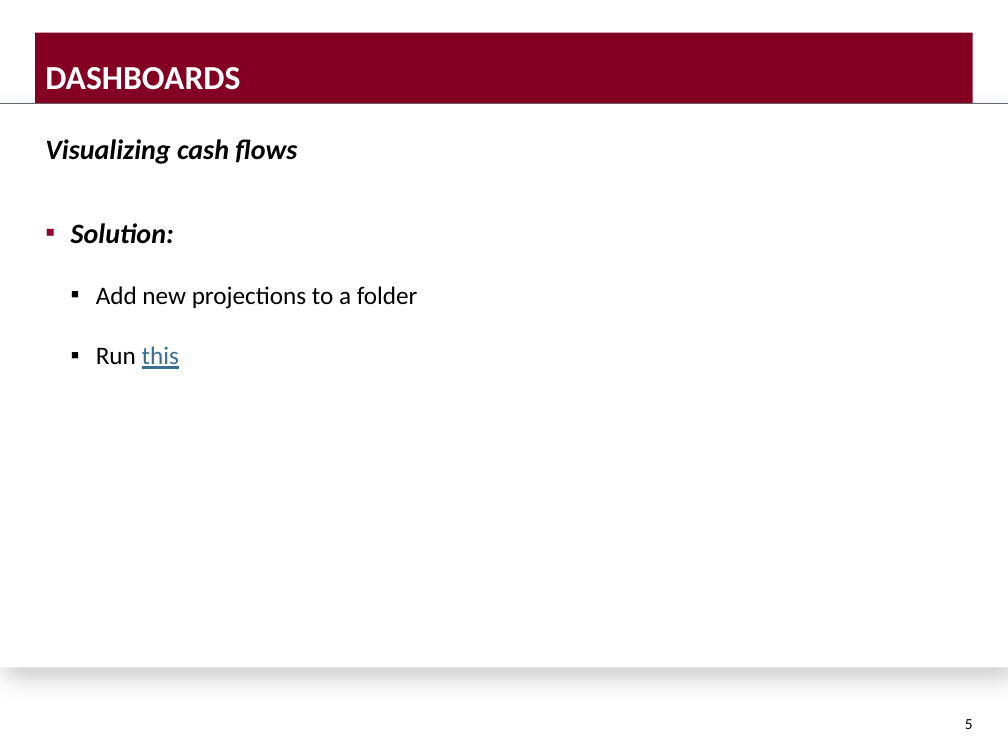
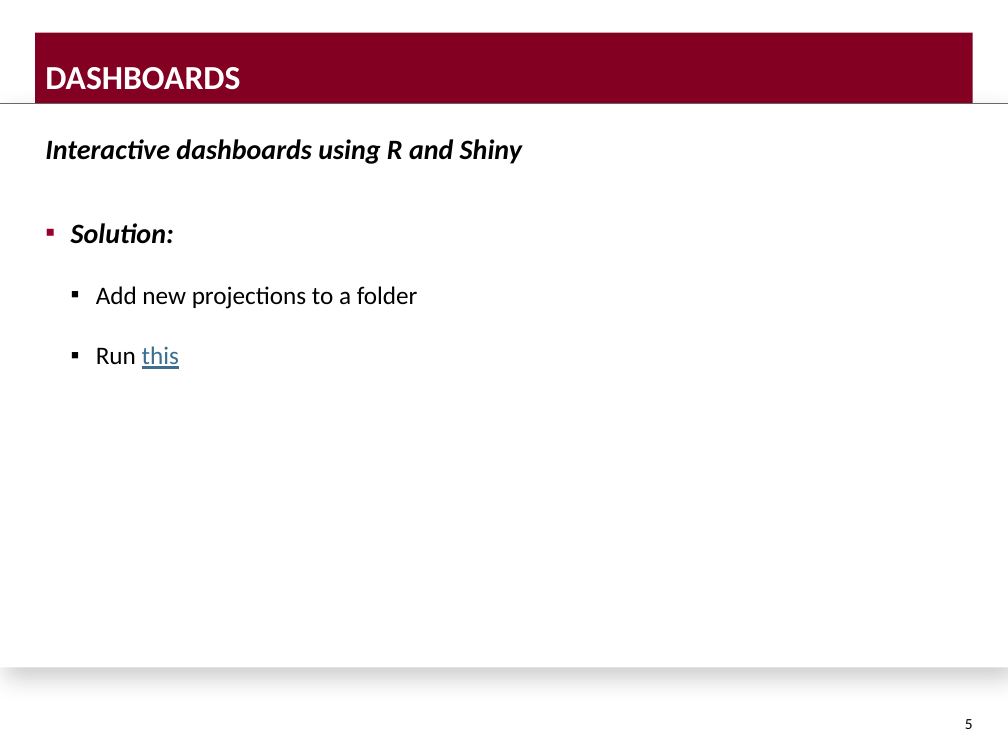
Before and after one commit to DavisVaughan/slides, a slide deck: slide 5 of final-presentation/final-presentation-davis-vaughan.pptx. Drawn at 1008x756 pixels with LibreOffice and Linux fonts; fonts in the diff are those of the drawing; background and template pictures are left out. Boxes give left, top, right and bottom in pixels: in the first picture for what was removed or moved away, otherwise in the second. Text is boxed around its words. In the diff, an @@ line names an element or a change of style, - is before the commit and + after.

```diff
--- a/final-presentation/final-presentation-davis-vaughan.pptx
+++ b/final-presentation/final-presentation-davis-vaughan.pptx
@@ text at [45,139,522,164]: text changed @@
-Visualizing cash flows
+Interactive dashboards using R and Shiny
```
Also in this commit, not shown: 5 other slides changed, 1 other file.
